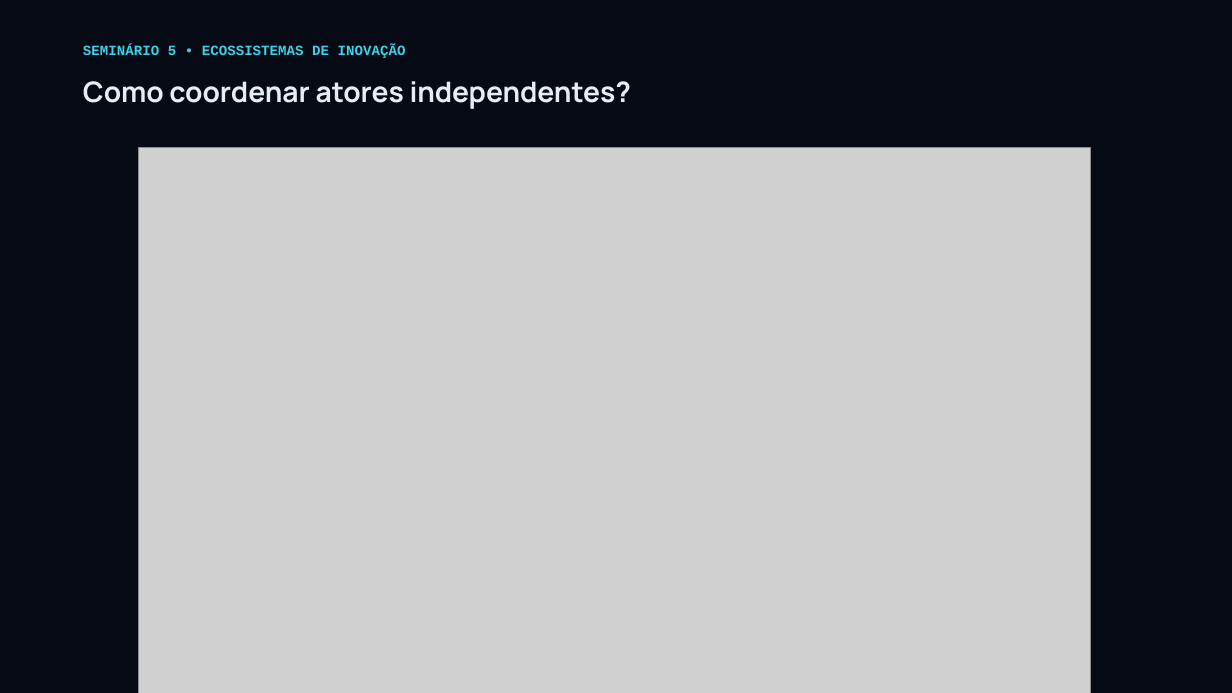
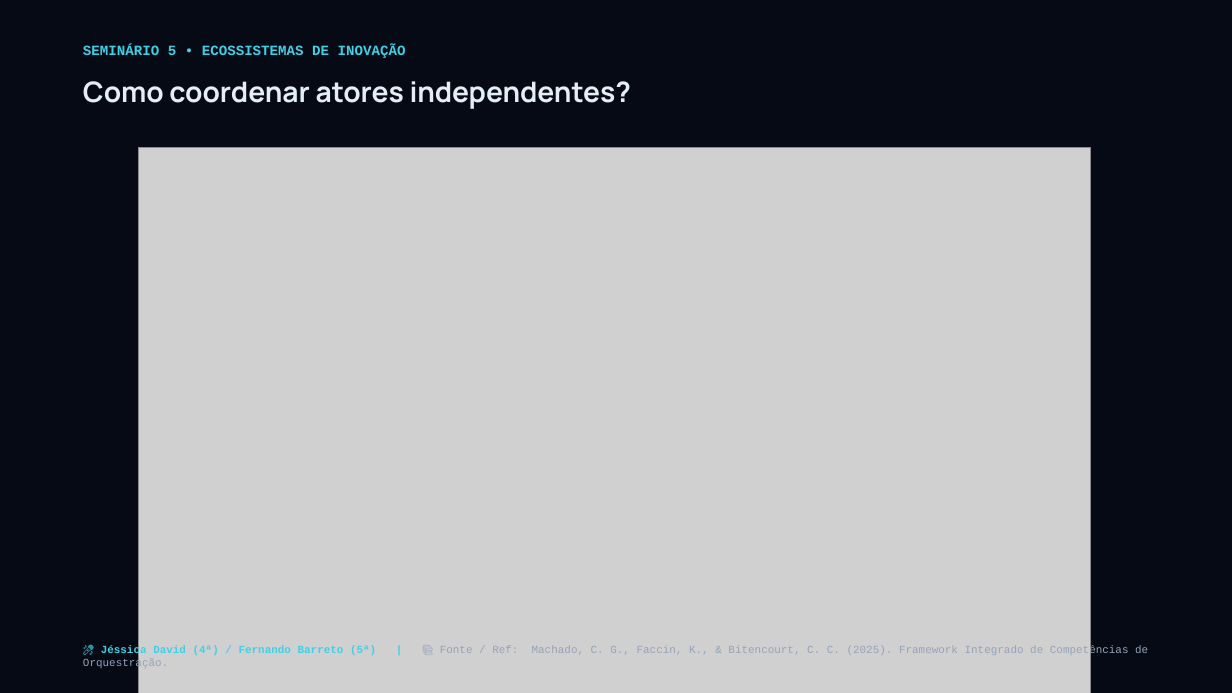
Before and after one commit to josuejofre/seminario-ecossistema-inovacao-pit, a slide deck: slide 18 of Seminario_5_Ecossistemas_Inovacao_Master.pptx. Drawn at 1232x693 pixels with LibreOffice and Linux fonts; fonts in the diff are those of the drawing; grey boxes stand for pictures. Boxes give left, top, right and bottom in pixels: in the first picture for what was removed or moved away, otherwise in the second. Text is boxed around its words. In the diff, an @@ line names an element or a change of style, - is before the commit and + after.

```diff
--- a/Seminario_5_Ecossistemas_Inovacao_Master.pptx
+++ b/Seminario_5_Ecossistemas_Inovacao_Master.pptx
@@ text added at <box>101,645,1148,656</box>, 8.5 pt, text #94A3B8 @@
+🎤 Jéssica David (4ª) / Fernando Barreto (5ª) | 📚 Fonte / Ref: Machado, C. G., Faccin, K., & Bitencourt, C. C. (2025). Framework Integrado de Competências de Orquestração.
```
Also in this commit, not shown: 42 other slides changed, 1 slide removed, 4 other files.
